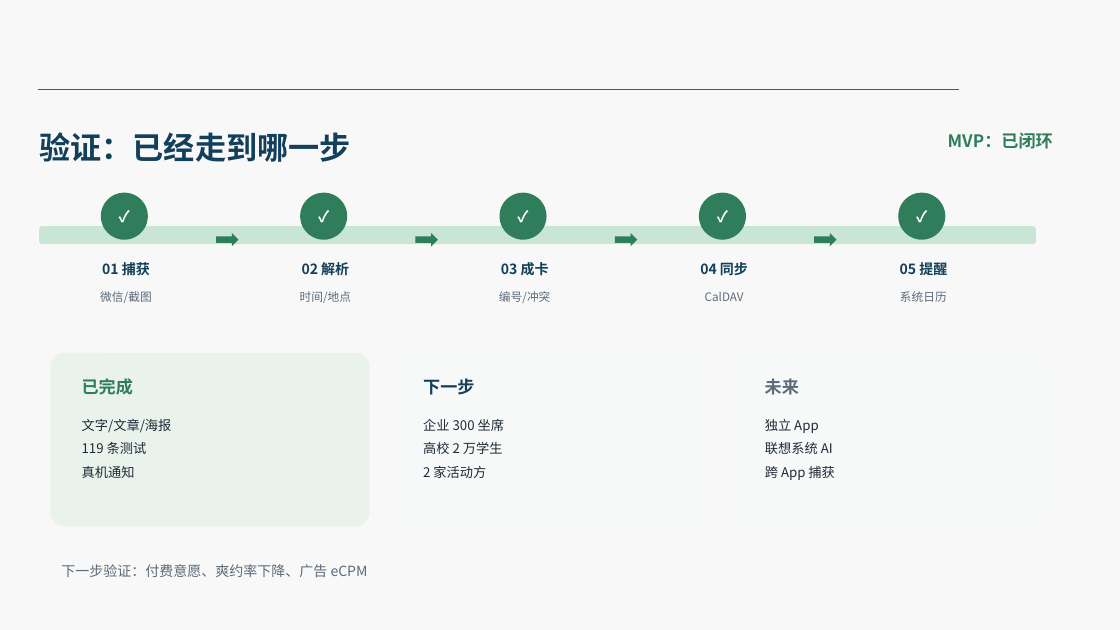
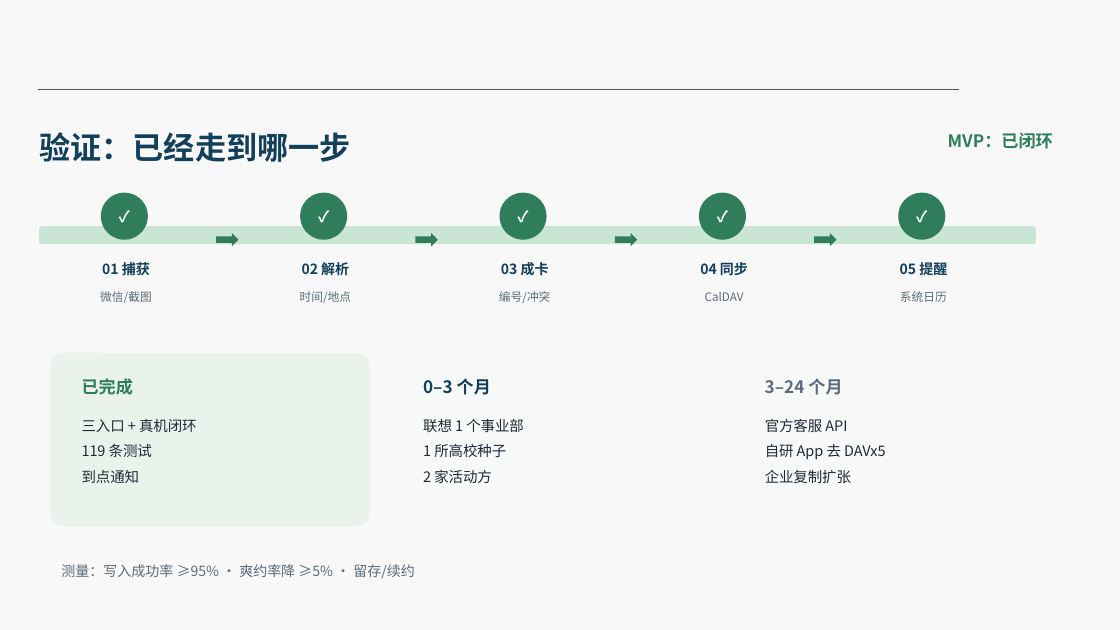
Before and after one commit to murasame9877/lishizhen, a slide deck: slide 14 of docs/2026SDG-Pitch-理时针.pptx. Drawn at 1120x630 pixels with LibreOffice and Linux fonts; fonts in the diff are those of the drawing; background and template pictures are left out. Boxes give left, top, right and bottom in pixels: in the first picture for what was removed or moved away, otherwise in the second. Text is boxed around its words. In the diff, an @@ line names an element or a change of style, - is before the commit and + after.

```diff
--- a/docs/2026SDG-Pitch-理时针.pptx
+++ b/docs/2026SDG-Pitch-理时针.pptx
@@ text at [423, 378, 491, 395]: text changed @@
-下一步
+0–3 个月
@@ text at [765, 379, 842, 395]: text changed @@
-未来
+3–24 个月
@@ text at [82, 419, 197, 432]: text changed; size 8.5 to 9.3 pt @@
-文字/文章/海报
+三入口 + 真机闭环
@@ text at [423, 419, 524, 457]: text changed; size 8.5 to 9.3 pt @@
-企业 300 坐席
-高校 2 万学生
+联想 1 个事业部
+1 所高校种子
@@ text at [765, 419, 885, 483]: text changed; size 8.5 to 9.3 pt @@
-独立 App
-联想系统 AI
-跨 App 捕获
+官方客服 API
+自研 App 去 DAVx5
+企业复制扩张
@@ text at [82, 444, 152, 457]: size 8.5 to 9.3 pt in "119 条测试" @@
@@ text at [82, 470, 140, 483]: text changed; size 8.5 to 9.3 pt @@
-真机通知
+到点通知
@@ text at [423, 470, 492, 483]: size 8.5 to 9.3 pt in "2 家活动方" @@
@@ text at [61, 564, 414, 579]: text changed @@
-下一步验证：付费意愿、爽约率下降、广告 eCPM
+测量：写入成功率 ≥95% · 爽约率降 ≥5% · 留存/续约
```
Also in this commit, not shown: 13 other slides changed, 3 other files.
